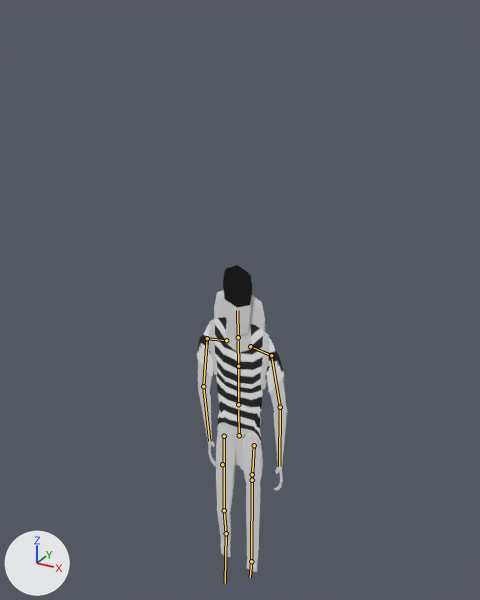
An edit to the FBX model Assets/assets/Models/Characters/Player/player.fbx, drawn before and after from the same camera.
Both versions are drawn from a 50 mm camera at (159.5, -107.4, 67.4) aimed at (99.3, 2.1, 12.6). Lighting does not change. The marker at lower left points along +X, +Y and +Z. The picture after the commit comes second. Both versions are drawn at frame 1 of the action 'Armature|doorOpenning'; the numbers are the values there. The bones that change, and the others that lie on the model, are drawn over the model as lines.

The first picture shows 'KAI'.
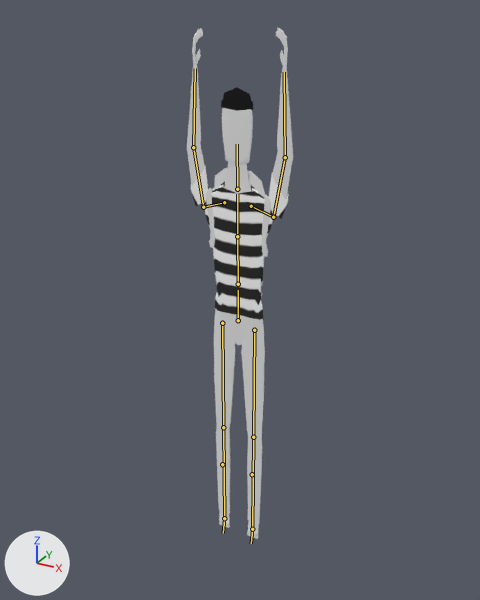
The change in detail:
Bone 'pelvis' (bone_pelvis) moves from (0.0, -2.3, -0.73) to (0.0, 1.19, 0.04).
Bone 'pelvis' (bone_pelvis) turns from (0, 0, 0) to (2, 1, 1) degrees about its own x, y and z.
Bone 'spine1' (bone_spine1) turns from (16, 0, 0) to (0, 0, 0) degrees about its own x, y and z.
Bone 'spine2' (bone_spine2) turns from (26, 0, 0) to (0, 0, 0) degrees about its own x, y and z.
Bone 'UpperArm.L' (bone_upperarm_l) turns from (55, -14, -64) to (163, 4, -86) degrees about its own x, y and z.
Bone 'LowerArm.L' (bone_lowerarm_l) turns from (-8, 10, -17) to (0, 1, -20) degrees about its own x, y and z.
Bone 'UpperArm.R' (bone_upperarm_r) turns from (50, 16, 79) to (165, 3, 82) degrees about its own x, y and z.
Bone 'LowerArm.R' (bone_lowerarm_r) turns from (10, -26, 19) to (0, -1, 20) degrees about its own x, y and z.
Bone 'UpperLeg.L' (bone_upperleg_l) turns from (69, 0, 0) to (0, 1, -1) degrees about its own x, y and z.
Bone 'LowerLeg.L' (bone_lowerleg_l) turns from (-86, 0, 0) to (3, 0, 0) degrees about its own x, y and z.
Bone 'Foot.L' (bone_foot_l) turns from (16, 0, 0) to (-2, 0, 0) degrees about its own x, y and z.
Bone 'UpperLeg.R' (bone_upperleg_r) turns from (35, 0, 0) to (0, 1, -1) degrees about its own x, y and z.
Bone 'LowerLeg.R' (bone_lowerleg_r) turns from (-106, 0, 0) to (3, 0, 0) degrees about its own x, y and z.
Bone 'Foot.R' (bone_foot_r) turns from (42, 0, 0) to (-1, 0, 0) degrees about its own x, y and z.

Pixel boxes (x1, y1, x2, y2) of what changed, in the pictures (480 x 600 px):
'KAI', posed (18% wider, 66% taller)
    before: (197, 265, 287, 572)
    after: (187, 28, 293, 539)
bone 'pelvis', root to tip
    before: (239, 435) to (238, 409)
    after: (238, 320) to (238, 290)
bone 'spine1', root to tip
    before: (238, 404) to (238, 366)
    after: (238, 284) to (237, 236)
bone 'spine2', root to tip
    before: (238, 366) to (238, 340)
    after: (237, 236) to (237, 194)
bone 'UpperArm.L', root to tip
    before: (271, 355) to (280, 407)
    after: (273, 217) to (285, 157)
bone 'LowerArm.L', root to tip
    before: (280, 407) to (279, 466)
    after: (285, 157) to (284, 72)
bone 'UpperArm.R', root to tip
    before: (207, 338) to (203, 386)
    after: (203, 207) to (193, 147)
bone 'LowerArm.R', root to tip
    before: (203, 386) to (209, 441)
    after: (193, 147) to (195, 68)
bone 'UpperLeg.L', root to tip
    before: (254, 445) to (252, 480)
    after: (254, 330) to (253, 437)
bone 'LowerLeg.L', root to tip
    before: (252, 480) to (251, 561)
    after: (253, 437) to (252, 529)
bone 'Foot.L', root to tip
    before: (251, 561) to (250, 577)
    after: (252, 529) to (251, 543)
bone 'UpperLeg.R', root to tip
    before: (224, 436) to (224, 510)
    after: (222, 323) to (223, 427)
bone 'LowerLeg.R', root to tip
    before: (224, 510) to (226, 533)
    after: (223, 427) to (224, 518)
bone 'Foot.R', root to tip
    before: (226, 533) to (225, 583)
    after: (224, 518) to (223, 533)
